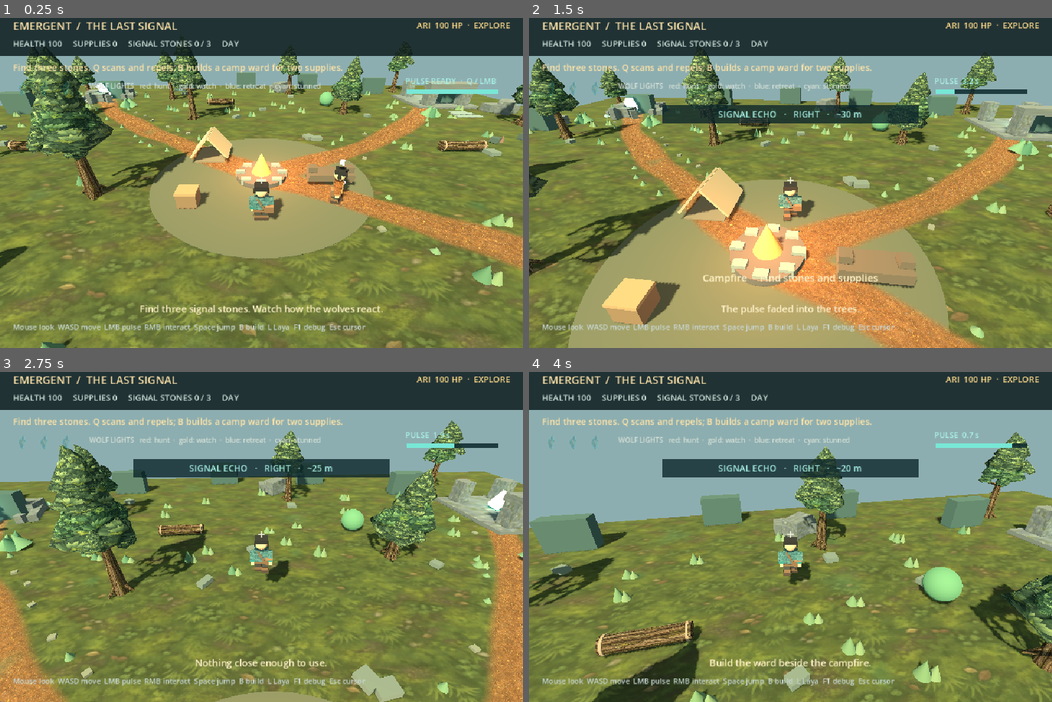
Above: before the commit, frames 1-4 (two rows, left to right).
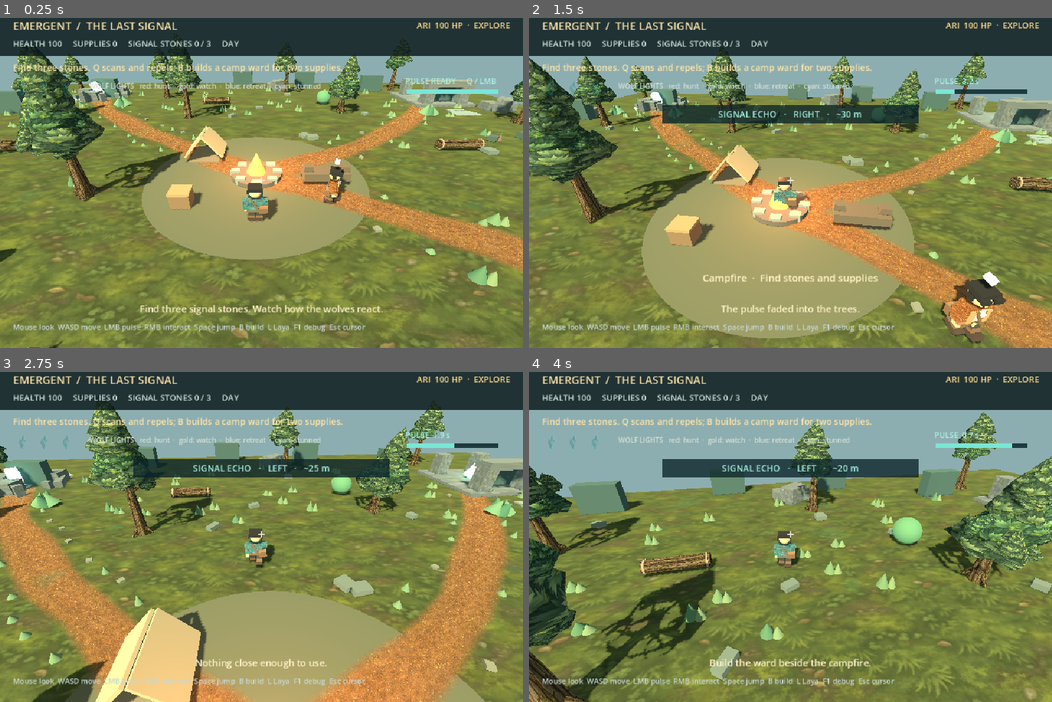
Above: after the commit, the same moments.

Repository: Morainet/Emergent
Game: Godot game, scene res://scenes/forest3d.tscn
Same seed, same stepped clock (60 frames per second), same inputs: the game is played once before the commit and once after it.
Inputs (mouse positions are in pixels of both pictures, inside the frame that each line leads up to):
- Up to frame 1 (0.25 s): no input
- Up to frame 2 (1.5 s): tap Enter at 0.5 s; move the mouse to (816, 179) at 0.52 s; hold Space 0.53-1.28 s; hold W from 0.53 s (still down); click (816, 179) at 0.67 s; move the mouse to (764, 183) at 1.27 s; tap R at 1.35 s; click (764, 183) at 1.42 s
- Up to frame 3 (2.75 s): keep holding W; tap Space at 1.52, 1.55, 1.82 s; move the mouse to (271, 527) at 2.02 s; hold Space from 2.03 s (still down); tap E at 2.1 s; click (271, 527) at 2.17 s
- Up to frame 4 (4 s): keep holding W; move the mouse to (785, 540) at 2.77 s; release Space at 2.78 s; tap Q at 2.85 s; click (785, 540) at 2.92 s; tap Space at 3.02, 3.05, 3.32 s; move the mouse to (827, 537) at 3.52 s; hold Space from 3.53 s (still down); tap B at 3.6 s; click (827, 537) at 3.67 s

The runs differ from the first frame. In frame 1, 21% of the frame differs, in the area x 0-100%, y 8-100%; in frame 2, 52%; in frame 3, 59%; in frame 4, 40%.

Commit message:
Improve character locomotion and third-person camera

Diff:
--- a/scripts/explorer_avatar.gd
+++ b/scripts/explorer_avatar.gd
@@ -25,6 +25,8 @@
 var action_name := ""
 var action_time := 0.0
 var action_duration := 0.0
+var was_grounded := true
+var landing_time := 0.0
 
 
 func _ready() -> void:
@@ -37,9 +39,10 @@
 	action_time = duration
 
 
-func animate(walk_time: float, horizontal_speed: float, pulse: float, vertical_speed: float = 0.0, grounded: bool = true, delta: float = 0.016) -> void:
+func animate(walk_time: float, horizontal_speed: float, pulse: float, vertical_speed: float = 0.0, grounded: bool = true, delta: float = 0.016, step_phase: float = -1.0) -> void:
 	var stride := clampf(horizontal_speed / 7.0, 0.0, 1.0)
-	var swing := sin(walk_time * 11.0) * 0.48 * stride
+	var cadence := step_phase if step_phase >= 0.0 else walk_time * 11.0
+	var swing := sin(cadence) * 0.48 * stride
 	left_leg.rotation.x = swing
 	right_leg.rotation.x = -swing
 	left_arm.rotation.x = -swing * 0.65
@@ -67,8 +70,14 @@
 		action_time = maxf(0.0, action_time - delta)
 	else:
 		rotation.x = 0.0
-	position.y = absf(sin(walk_time * 11.0)) * 0.035 * stride + sin(walk_time * 2.2) * 0.008 * (1.0 - stride)
-	satchel.rotation.z = sin(walk_time * 11.0) * 0.08 * stride
+	if grounded and not was_grounded:
+		landing_time = 0.18
+	was_grounded = grounded
+	landing_time = maxf(0.0, landing_time - delta)
+	var squash := sin(PI * landing_time / 0.18) * 0.06
+	scale = Vector3(1.0 + squash * 0.5, 1.0 - squash, 1.0 + squash * 0.5)
+	position.y = absf(sin(cadence)) * 0.035 * stride + sin(walk_time * 2.2) * 0.008 * (1.0 - stride)
+	satchel.rotation.z = sin(cadence) * 0.08 * stride
 	pendant.scale = Vector3.ONE * (1.0 + pulse * 0.65)
 
 
--- a/scripts/forest3d.gd
+++ b/scripts/forest3d.gd
@@ -7,6 +7,7 @@
 const MAP_EDGE = 29.0
 const MOUSE_SENSITIVITY = 0.003
 const CAMERA_DISTANCE = 10.5
+const PLAYER_SPEED = 7.0
 const FOREST_FLOOR_TEXTURE = preload("res://assets/textures/forest_floor.png")
 const RUIN_STONE_TEXTURE = preload("res://assets/textures/ruin_stone.png")
 const TRAIL_EARTH_TEXTURE = preload("res://assets/textures/trail_earth.png")
@@ -38,6 +39,14 @@
 var camera: Camera3D
 var camera_yaw := 0.0
 var camera_pitch := 0.53
+var camera_distance := CAMERA_DISTANCE
+var camera_focus := Vector3.ZERO
+var camera_collision_shape: SphereShape3D
+var player_step_phase := 0.0
+var ari_step_phase := 0.0
+var jump_was_down := false
+var jump_buffer_time := 0.0
+var coyote_time := 0.0
 var mouse_captured := false
 var sun: DirectionalLight3D
 var environment: Environment
@@ -144,7 +153,9 @@
 	was_night = _is_night()
 	_update_daylight(delta)
 	_move_player(delta)
-	player_visual.animate(elapsed, Vector2(player.velocity.x, player.velocity.z).length(), pulse_visual / 0.4, player.velocity.y, player.is_on_floor(), delta)
+	var player_speed := Vector2(player.velocity.x, player.velocity.z).length()
+	player_step_phase += player_speed * delta * 1.6
+	player_visual.animate(elapsed, player_speed, pulse_visual / 0.4, player.velocity.y, player.is_on_floor(), delta, player_step_phase)
 	_update_pulse_effect()
 	_update_ari(delta)
 	_update_wolves(delta)
@@ -171,6 +182,9 @@
 	if event is InputEventMouseButton:
 		var button := event as InputEventMouseButton
 		if not button.pressed:
+			return
+		if button.button_index == MOUSE_BUTTON_WHEEL_UP or button.button_index == MOUSE_BUTTON_WHEEL_DOWN:
+			camera_distance = clampf(camera_distance + (-0.8 if button.button_index == MOUSE_BUTTON_WHEEL_UP else 0.8), 5.8, 12.5)
 			return
 		if not mouse_captured:
 			if button.button_index == MOUSE_BUTTON_LEFT and not game_over:
@@ -244,7 +258,10 @@
 	camera.current = true
 	camera.position = Vector3(0.0, 7.0, 12.0)
 	add_child(camera)
-	camera.look_at(Vector3(0.0, 0.8, 0.0))
+	camera_focus = player.global_position + Vector3(0.0, 1.15, 0.0)
+	camera_collision_shape = SphereShape3D.new()
+	camera_collision_shape.radius = 0.32
+	camera.look_at(camera_focus)
 
 
 func _make_ground() -> void:
@@ -853,30 +870,74 @@
 	if Input.is_key_pressed(KEY_D) or Input.is_key_pressed(KEY_RIGHT): axis.x += 1.0
 	axis = axis.normalized()
 	var move_direction := _movement_direction(axis, camera_yaw)
-	player.velocity.x = move_direction.x * 7.0
-	player.velocity.z = move_direction.z * 7.0
-	if not player.is_on_floor():
+	var horizontal := _approach_horizontal_velocity(Vector2(player.velocity.x, player.velocity.z), Vector2(move_direction.x, move_direction.z) * PLAYER_SPEED, delta, player.is_on_floor())
+	player.velocity.x = horizontal.x
+	player.velocity.z = horizontal.y
+	var grounded := player.is_on_floor()
+	if _should_jump(Input.is_key_pressed(KEY_SPACE), grounded, delta):
+		player.velocity.y = 8.2
+	elif not grounded:
 		player.velocity.y -= 22.0 * delta
-	elif Input.is_key_pressed(KEY_SPACE):
-		player.velocity.y = 8.2
-	if move_direction.length() > 0.1:
-		player.rotation.y = lerp_angle(player.rotation.y, atan2(-move_direction.x, -move_direction.z), minf(1.0, delta * 10.0))
+	else:
+		player.velocity.y = -0.1
+	if horizontal.length() > 0.2:
+		player.rotation.y = lerp_angle(player.rotation.y, atan2(-horizontal.x, -horizontal.y), 1.0 - exp(-delta * 12.0))
 	player.move_and_slide()
 	player.position.x = clampf(player.position.x, -MAP_EDGE, MAP_EDGE)
 	player.position.z = clampf(player.position.z, -MAP_EDGE, MAP_EDGE)
 
 
+func _should_jump(jump_down: bool, grounded: bool, delta: float) -> bool:
+	coyote_time = 0.12 if grounded else maxf(0.0, coyote_time - delta)
+	if jump_down and not jump_was_down:
+		jump_buffer_time = 0.14
+	jump_was_down = jump_down
+	jump_buffer_time = maxf(0.0, jump_buffer_time - delta)
+	if jump_buffer_time > 0.0 and coyote_time > 0.0:
+		jump_buffer_time = 0.0
+		coyote_time = 0.0
+		return true
+	return false
+
+
+func _approach_horizontal_velocity(current: Vector2, target: Vector2, delta: float, grounded: bool) -> Vector2:
+	var response := 8.0
+	if grounded:
+		response = 24.0 if target.length() > 0.01 else 29.0
+	return current.move_toward(target, response * delta)
+
+
 func _update_camera(delta: float) -> void:
-	var focus := player.global_position + Vector3(0.0, 1.2, 0.0)
-	var offset := Vector3(sin(camera_yaw) * cos(camera_pitch), sin(camera_pitch), cos(camera_yaw) * cos(camera_pitch)) * CAMERA_DISTANCE
-	var desired := focus + offset
-	var ray := PhysicsRayQueryParameters3D.create(focus, desired)
-	ray.exclude = [player.get_rid()]
-	var hit := get_world_3d().direct_space_state.intersect_ray(ray)
-	if not hit.is_empty():
-		desired = hit["position"] + hit["normal"] * 0.35
-	camera.global_position = camera.global_position.lerp(desired, minf(1.0, delta * 9.0))
-	camera.look_at(focus)
+	var right := Vector3(cos(camera_yaw), 0.0, -sin(camera_yaw))
+	var target_focus := player.global_position + Vector3(0.0, 1.15, 0.0) + right * 0.28
+	camera_focus = camera_focus.lerp(target_focus, 1.0 - exp(-delta * 12.0))
+	var offset := Vector3(sin(camera_yaw) * cos(camera_pitch), sin(camera_pitch), cos(camera_yaw) * cos(camera_pitch)) * camera_distance
+	var desired := _camera_collision_position(camera_focus, camera_focus + offset)
+	var follow_rate := 18.0 if camera.global_position.distance_to(camera_focus) > desired.distance_to(camera_focus) else 8.0
+	var candidate := camera.global_position.lerp(desired, 1.0 - exp(-delta * follow_rate))
+	camera.global_position = _camera_collision_position(camera_focus, candidate)
+	camera.look_at(camera_focus)
+	var speed_ratio := clampf(Vector2(player.velocity.x, player.velocity.z).length() / PLAYER_SPEED, 0.0, 1.0)
+	camera.fov = lerpf(camera.fov, 68.0 + speed_ratio * 3.0, 1.0 - exp(-delta * 4.0))
+
+
+func _camera_collision_position(focus: Vector3, target: Vector3) -> Vector3:
+	var motion := target - focus
+	if motion.length() < 0.01:
+		return target
+	var query := PhysicsShapeQueryParameters3D.new()
+	query.shape = camera_collision_shape
+	query.transform = Transform3D(Basis.IDENTITY, focus)
+	query.motion = motion
+	var excluded: Array[RID] = [player.get_rid(), ari.get_rid()]
+	for wolf_data in wolves:
+		var wolf: CharacterBody3D = wolf_data["node"]
+		excluded.append(wolf.get_rid())
+	query.exclude = excluded
+	var travel := get_world_3d().direct_space_state.cast_motion(query)
+	if travel.is_empty() or travel[0] >= 0.999:
+		return target
+	return focus + motion * maxf(0.0, travel[0] - 0.015)
 
 
 func _movement_direction(axis: Vector2, yaw: float) -> Vector3:
@@ -990,7 +1051,9 @@
 	ari.move_and_slide()
 	if direction.length() > 0.1:
 		ari.rotation.y = lerp_angle(ari.rotation.y, atan2(-direction.x, -direction.z), minf(1.0, delta * 8.0))
-	ari_visual.animate(elapsed, Vector2(ari.velocity.x, ari.velocity.z).length(), 0.0, ari.velocity.y, ari.is_on_floor(), delta)
+	var ari_speed := Vector2(ari.velocity.x, ari.velocity.z).length()
+	ari_step_phase += ari_speed * delta * 1.6
+	ari_visual.animate(elapsed, ari_speed, 0.0, ari.velocity.y, ari.is_on_floor(), delta, ari_step_phase)
 	if ari.global_position.distance_to(CAMP) < 4.0:
 		ari_hp = minf(100.0, ari_hp + delta * 3.0)
 
--- a/tests/smoke.gd
+++ b/tests/smoke.gd
@@ -9,6 +9,7 @@
 	var game: Node3D = load("res://scenes/forest3d.tscn").instantiate()
 	root.add_child(game)
 	game.set_physics_process(false)
+	await physics_frame
 	var player: CharacterBody3D = game.get("player")
 	var ari: CharacterBody3D = game.get("ari")
 	assert(ari.name == "Ari" and ari.get_node("AriAvatar") != null, "Ari should spawn beside the camp")
@@ -35,6 +36,8 @@
 	assert(is_zero_approx(avatar.get_node("LeftLeg").rotation.x), "Explorer should stand still when idle")
 	avatar.call("animate", 1.0, 0.0, 0.0, 5.0, false)
 	assert(avatar.get_node("LeftLeg").rotation.x < -0.2, "Explorer should tuck a leg while jumping")
+	avatar.call("animate", 1.1, 0.0, 0.0, 0.0, true)
+	assert(avatar.scale.y < 1.0, "Landing should briefly compress the character silhouette")
 	avatar.call("play_action", "interact")
 	avatar.call("animate", 1.0, 0.0, 0.0, 0.0, true, 0.1)
 	avatar.call("animate", 1.1, 0.0, 0.0, 0.0, true, 0.1)
@@ -138,11 +141,35 @@
 	var turned: Vector3 = game.call("_movement_direction", Vector2(0.0, -1.0), PI / 2.0)
 	assert(forward.distance_to(Vector3(0.0, 0.0, -1.0)) < 0.01, "W should move toward camera forward")
 	assert(turned.distance_to(Vector3(-1.0, 0.0, 0.0)) < 0.01, "Movement should rotate with camera yaw")
+	var accelerating: Vector2 = game.call("_approach_horizontal_velocity", Vector2.ZERO, Vector2(0.0, -7.0), 0.1, true)
+	assert(accelerating.length() > 1.0 and accelerating.length() < 7.0, "Movement should accelerate instead of snapping to full speed")
+	var stopping: Vector2 = game.call("_approach_horizontal_velocity", accelerating, Vector2.ZERO, 0.1, true)
+	assert(stopping.length() < accelerating.length(), "Releasing movement should slow the character")
+	assert(game.call("_should_jump", true, true, 0.016), "A fresh jump press should work on the ground")
+	assert(not game.call("_should_jump", true, false, 0.016), "Holding jump should not trigger another jump in the air")
+	game.call("_should_jump", false, false, 0.016)
+	game.set("coyote_time", 0.08)
+	assert(game.call("_should_jump", true, false, 0.016), "A jump just after leaving an edge should still register")
+	game.call("_should_jump", false, false, 0.016)
+	assert(not game.call("_should_jump", true, false, 0.016), "An airborne jump should wait in the input buffer")
+	assert(game.call("_should_jump", false, true, 0.016), "Buffered jump should trigger on landing")
+	assert(game.get("camera_collision_shape").radius > 0.25, "Camera collision should have volume")
+	var camera_start := Vector3(-25.0, 1.5, -20.0)
+	var camera_blocked: Vector3 = game.call("_camera_collision_position", camera_start, Vector3(-25.0, 1.5, -26.0))
+	assert(camera_blocked.z > -23.5, "Camera should stop in front of a tree trunk")
+	var camera_clear_end := Vector3(0.0, 7.0, 9.0)
+	assert(game.call("_camera_collision_position", Vector3(0.0, 2.0, 0.0), camera_clear_end).distance_to(camera_clear_end) < 0.01, "Clear camera paths should keep their full distance")
 	var motion := InputEventMouseMotion.new()
 	motion.relative = Vector2(100.0, -50.0)
 	game.call("_unhandled_input", motion)
 	assert(game.get("camera_yaw") < -0.2, "Mouse movement should rotate the camera")
 	assert(game.get("camera_pitch") > 0.6, "Mouse movement should tilt the camera")
+	var wheel := InputEventMouseButton.new()
+	wheel.button_index = MOUSE_BUTTON_WHEEL_UP
+	wheel.pressed = true
+	var previous_distance: float = game.get("camera_distance")
+	game.call("_unhandled_input", wheel)
+	assert(game.get("camera_distance") < previous_distance, "Mouse wheel should bring the camera closer")
 	var escape := InputEventKey.new()
 	escape.keycode = KEY_ESCAPE
 	escape.pressed = true
Not shown, changed: README.md
